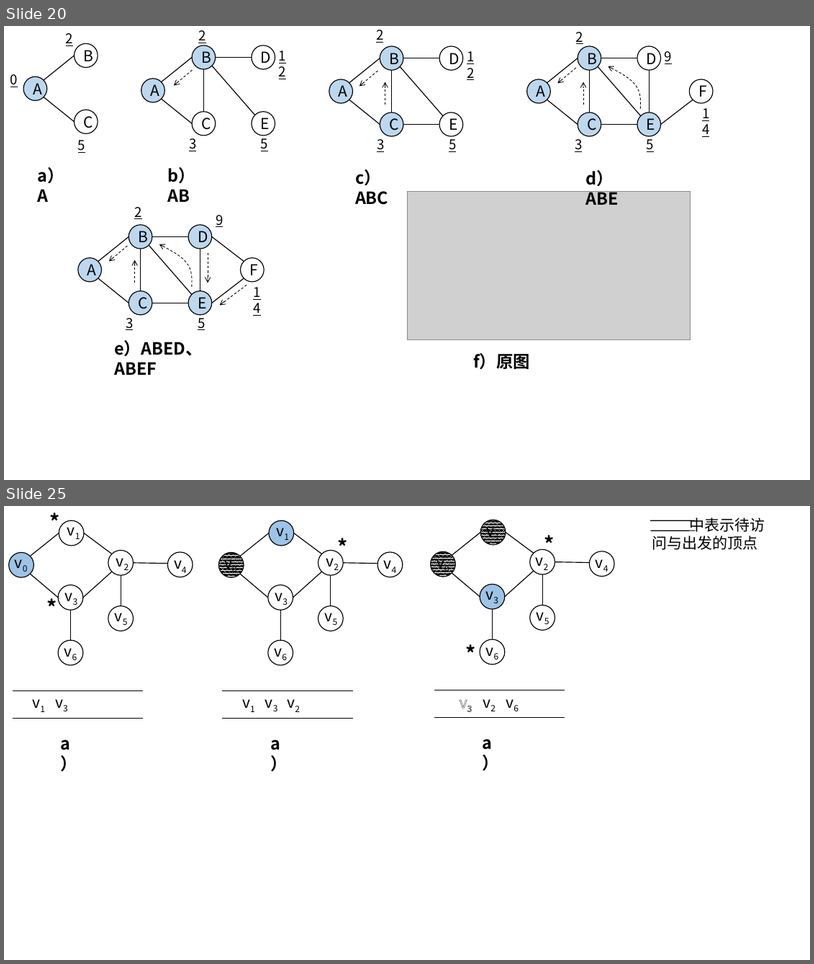
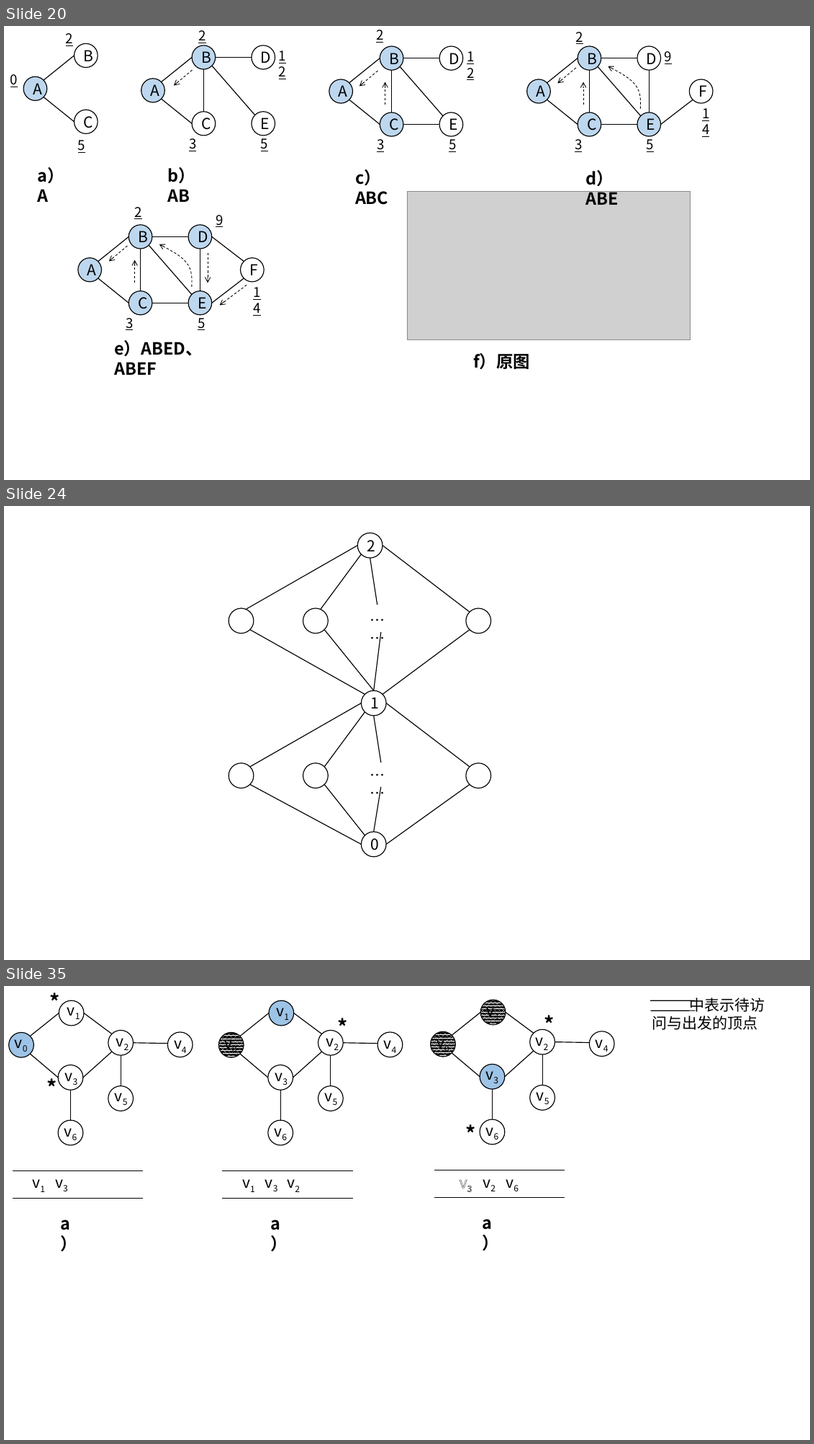
Before and after one commit to CoreLoop163/CoreLoopBooks, a slide deck: data_structure/assets/pics_and_ppts/ch5/画图用、.pptx. Shown one above the other, each under a label of ours: slides 20 and 25 before the commit, slides 20, 24 and 35 after it; the slides between them are not shown. The pictures are 814x964 and 814x1444 pixels, drawn with LibreOffice and Linux fonts; fonts in the diff are those of the drawing; grey boxes stand for pictures. Boxes give left, top, right and bottom in pixels: in the first picture for what was removed or moved away, otherwise in the second. Text is boxed around its words. In the diff, an @@ line names an element or a change of style, - is before the commit and + after.

```diff
--- a/data_structure/assets/pics_and_ppts/ch5/画图用、.pptx
+++ b/data_structure/assets/pics_and_ppts/ch5/画图用、.pptx
@@ slide 24 added at box(4, 506, 810, 960), background #FFFFFF @@
@@ line added from (358, 546) to (247, 609), #000000 1 pt @@
@@ ellipse added at box(358, 533, 383, 557), fill #FFFFFF, outline #000000 1 pt, 18 pt, text #000000 @@
+2
@@ line added from (470, 612) to (383, 546), #000000 1 pt @@
@@ line added from (321, 609) to (362, 554), #000000 1 pt @@
@@ line added from (378, 605) to (370, 558), #000000 1 pt @@
@@ ellipse added at box(229, 608, 254, 633), fill #FFFFFF, outline #000000 1 pt @@
@@ ellipse added at box(304, 608, 328, 633), fill #FFFFFF, outline #000000 1 pt @@
@@ text added at box(365, 608, 399, 632), 18 pt, text #000000 @@
+……
@@ ellipse added at box(466, 608, 491, 633), fill #FFFFFF, outline #000000 1 pt @@
@@ line added from (365, 694) to (250, 629), #000000 1 pt @@
@@ line added from (374, 690) to (324, 629), #000000 1 pt @@
@@ line added from (374, 690) to (381, 632), #000000 1 pt @@
@@ line added from (383, 694) to (470, 629), #000000 1 pt @@
@@ ellipse added at box(362, 690, 386, 716), fill #FFFFFF, outline #000000 1 pt, 18 pt, text #000000 @@
+1
@@ line added from (362, 703) to (250, 767), #000000 1 pt @@
@@ line added from (324, 767) to (365, 712), #000000 1 pt @@
@@ line added from (381, 762) to (374, 716), #000000 1 pt @@
@@ line added from (470, 767) to (386, 703), #000000 1 pt @@
@@ ellipse added at box(229, 763, 254, 788), fill #FFFFFF, outline #000000 1 pt @@
@@ ellipse added at box(304, 763, 328, 788), fill #FFFFFF, outline #000000 1 pt @@
@@ text added at box(365, 762, 399, 787), 18 pt, text #000000 @@
+……
@@ ellipse added at box(466, 763, 491, 788), fill #FFFFFF, outline #000000 1 pt @@
@@ line added from (362, 844) to (250, 784), #000000 1 pt @@
@@ line added from (365, 835) to (324, 784), #000000 1 pt @@
@@ line added from (386, 844) to (470, 784), #000000 1 pt @@
@@ line added from (374, 831) to (381, 787), #000000 1 pt @@
@@ ellipse added at box(362, 831, 386, 856), fill #FFFFFF, outline #000000 1 pt, 18 pt, text #000000 @@
+0
@@ what was slide 25 is now slide 35 @@
```
Also in this commit, not shown: 1 slide changed, 8 other slides added, 32 other files.
